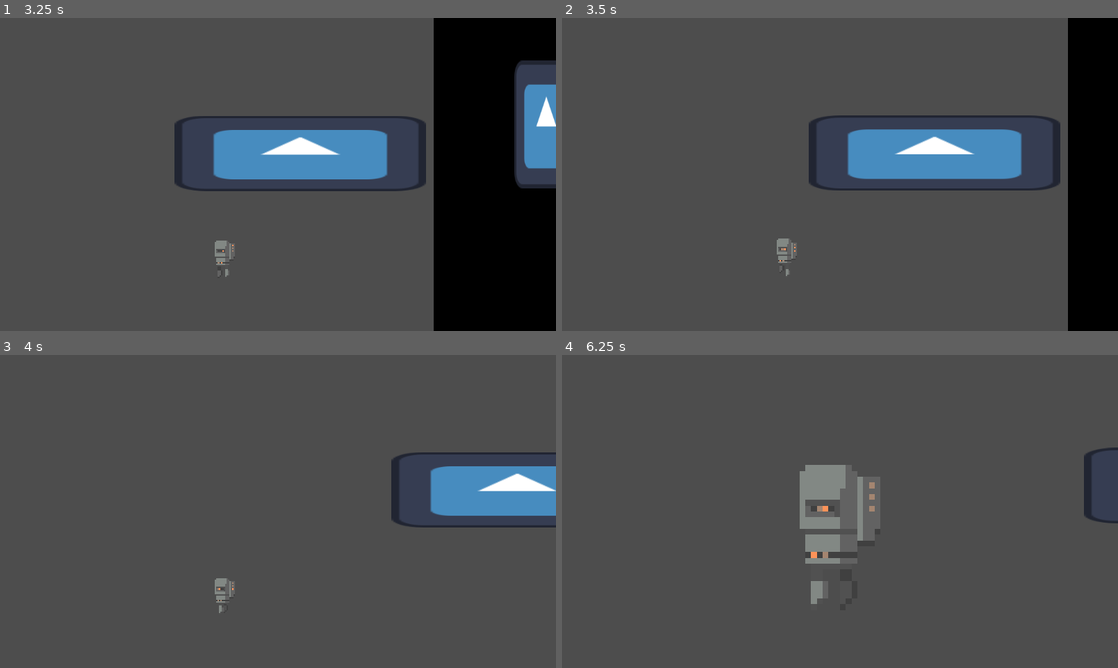
Above: before the commit, frames 1-4 (two rows, left to right).
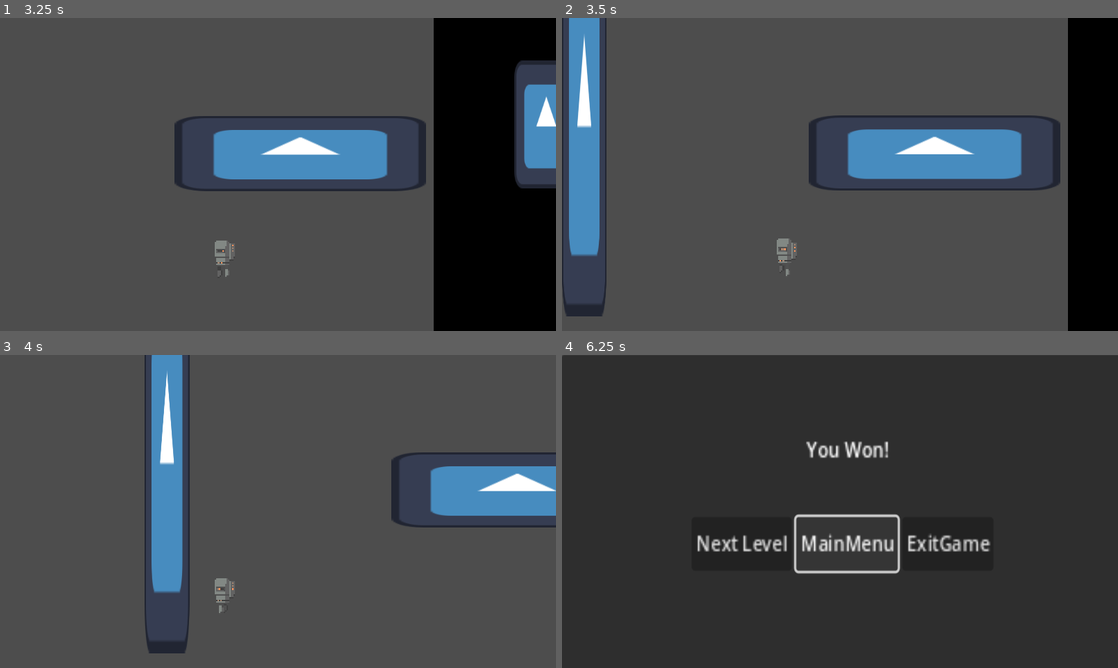
Above: after the commit, the same moments.

Repository: ricklusuardi/BuiltToScale2024
Game: Godot game, scene res://world.tscn
Two runs of this game, one before a commit and one after it. Both use one fixed random seed, a clock stepped at 60 frames per second and the inputs below. This scene is started directly instead of the project's main scene. The engine's default icon, where the game draws it, is replaced by a stand-in: a white triangle on a blue panel in a dark square.
Inputs (mouse positions are in pixels of both pictures, inside the frame that each line leads up to):
- Up to frame 1 (3.25 s): hold Right (ui_right) 0.53-2.03 s; hold Left (ui_left) from 2.03 s (still down)
- Up to frame 2 (3.5 s): keep holding Left (ui_left)
- Up to frame 3 (4 s): keep holding Left (ui_left)
- Up to frame 4 (6.25 s): release Left (ui_left) at 4.25 s; click (739, 542) at 4.25 s, where only the run after the commit has a clickable "Next Level"; click (739, 542) at 5 s, where only the run after the commit has a clickable "Next Level"; click (845, 542) at 5.75 s, where only the run after the commit has a clickable "MainMenu"

Frame 1 is identical in both runs. In frame 2, 4.9% of the frame differs, in the area x 0-8%, y 0-96%; in frame 3, 5.1%; in frame 4, 97%, in the area x 0-100%, y 0-100%.

Commit message:
basic win screen and level end area

Diff:
--- /dev/null
+++ b/LevelManager.tscn
@@ -0,0 +1,6 @@
+[gd_scene load_steps=2 format=3 uid="uid://vs8s4inben5k"]
+
+[ext_resource type="Script" path="res://Level_manager.gd" id="1_7bnvt"]
+
+[node name="LevelManager" type="Node"]
+script = ExtResource("1_7bnvt")
--- /dev/null
+++ b/Level_End.gd
@@ -0,0 +1,11 @@
+extends Area2D
+
+@export var win_screen : PackedScene
+
+func _on_body_entered(body):
+	if body is Chara:
+		call_deferred("_change_scene")
+
+
+func _change_scene():
+	get_tree().change_scene_to_packed(win_screen)
--- /dev/null
+++ b/Level_End.tscn
@@ -0,0 +1,23 @@
+[gd_scene load_steps=5 format=3 uid="uid://ibm86xb3p6nq"]
+
+[ext_resource type="Script" path="res://Level_End.gd" id="1_g1ggk"]
+[ext_resource type="Texture2D" uid="uid://cph162th5vbs1" path="res://icon.svg" id="2_cyl41"]
+[ext_resource type="PackedScene" uid="uid://dgk0yj24ju0pi" path="res://WinScreen.tscn" id="2_e7jdy"]
+
+[sub_resource type="RectangleShape2D" id="RectangleShape2D_rpq22"]
+size = Vector2(24, 283)
+
+[node name="LevelEnd" type="Area2D"]
+script = ExtResource("1_g1ggk")
+win_screen = ExtResource("2_e7jdy")
+
+[node name="CollisionShape2D" type="CollisionShape2D" parent="."]
+position = Vector2(0, -131.5)
+shape = SubResource("RectangleShape2D_rpq22")
+
+[node name="Sprite2D" type="Sprite2D" parent="CollisionShape2D"]
+position = Vector2(3, 7.5)
+scale = Vector2(0.242188, 2.11328)
+texture = ExtResource("2_cyl41")
+
+[connection signal="body_entered" from="." to="." method="_on_body_entered"]
--- /dev/null
+++ b/Level_manager.gd
@@ -0,0 +1,18 @@
+extends Node
+class_name Level
+
+@export var levels: Array[PackedScene] = []
+@export var main_menu : PackedScene
+var current_level_index: int = 0
+
+func next_level():
+	if levels.size() == 0:
+		return
+
+	current_level_index = wrap(current_level_index + 1, 0, levels.size() - 1)
+	get_tree().change_scene_to_packed(levels[current_level_index])
+
+
+func go_to_main_menu():
+	get_tree().change_scene_to_packed(main_menu)
+	pass
--- a/Spikes.gd
+++ b/Spikes.gd
@@ -4,6 +4,6 @@
 @export var spike_dmg := 1
 
 
-func _on_body_entered(body:Chara):
-	body._get_damaged(spike_dmg)
-	pass # Replace with function body.
+func _on_body_entered(body):
+	if body is Chara:
+		body._get_damaged(spike_dmg)
--- /dev/null
+++ b/WinScreen.gd
@@ -0,0 +1,10 @@
+extends Control
+
+func _on_next_level_pressed():
+	LevelManager.next_level()
+
+func _on_main_menu_pressed():
+	LevelManager.go_to_main_menu()
+
+func _on_exit_game_pressed():
+	get_tree().quit()
--- /dev/null
+++ b/WinScreen.tscn
@@ -0,0 +1,63 @@
+[gd_scene load_steps=2 format=3 uid="uid://dgk0yj24ju0pi"]
+
+[ext_resource type="Script" path="res://WinScreen.gd" id="1_r63aq"]
+
+[node name="Control" type="Control"]
+layout_mode = 3
+anchors_preset = 15
+anchor_right = 1.0
+anchor_bottom = 1.0
+offset_left = -131.0
+offset_top = -169.0
+offset_right = -131.0
+offset_bottom = -169.0
+grow_horizontal = 2
+grow_vertical = 2
+scale = Vector2(2.30873, 2.77288)
+script = ExtResource("1_r63aq")
+
+[node name="Panel" type="Panel" parent="."]
+layout_mode = 0
+offset_left = 56.0
+offset_top = 61.0
+offset_right = 558.0
+offset_bottom = 297.0
+
+[node name="Label" type="Label" parent="Panel"]
+layout_mode = 0
+offset_left = 220.342
+offset_top = 59.4523
+offset_right = 294.342
+offset_bottom = 82.4523
+text = "You Won!"
+
+[node name="HBoxContainer" type="HBoxContainer" parent="Panel"]
+layout_mode = 1
+anchors_preset = -1
+anchor_left = 0.458
+anchor_top = 0.5
+anchor_right = 0.458
+anchor_bottom = 0.5
+offset_left = -113.248
+offset_top = 2.5
+offset_right = 157.752
+offset_bottom = 42.5
+
+[node name="NextLevel" type="Button" parent="Panel/HBoxContainer"]
+custom_minimum_size = Vector2(80, 20)
+layout_mode = 2
+text = "Next Level"
+
+[node name="MainMenu" type="Button" parent="Panel/HBoxContainer"]
+custom_minimum_size = Vector2(80, 20)
+layout_mode = 2
+text = "MainMenu"
+
+[node name="ExitGame" type="Button" parent="Panel/HBoxContainer"]
+custom_minimum_size = Vector2(80, 20)
+layout_mode = 2
+text = "ExitGame"
+
+[connection signal="pressed" from="Panel/HBoxContainer/NextLevel" to="." method="_on_next_level_pressed"]
+[connection signal="pressed" from="Panel/HBoxContainer/MainMenu" to="." method="_on_main_menu_pressed"]
+[connection signal="pressed" from="Panel/HBoxContainer/ExitGame" to="." method="_on_exit_game_pressed"]
--- a/check_point.gd
+++ b/check_point.gd
@@ -1,4 +1,5 @@
 extends Area2D
 
-func _on_body_entered(body:Chara):
-	body.set_respawn_point(global_position)
+func _on_body_entered(body):
+	if body is Chara:
+		body.set_respawn_point(global_position)
--- a/project.godot
+++ b/project.godot
@@ -14,6 +14,10 @@
 run/main_scene="res://MainMenu.tscn"
 config/features=PackedStringArray("4.2", "Forward Plus")
 config/icon="res://icon.svg"
+
+[autoload]
+
+LevelManager="*res://LevelManager.tscn"
 
 [display]
 
--- a/world.tscn
+++ b/world.tscn
@@ -7,6 +7,7 @@
 [ext_resource type="PackedScene" uid="uid://cu2kwhktfodkh" path="res://check_point.tscn" id="3_ei0d6"]
 [ext_resource type="PackedScene" uid="uid://dq0htwu4mlmi3" path="res://wind_area.tscn" id="3_pfv88"]
 [ext_resource type="Texture2D" uid="uid://cph162th5vbs1" path="res://icon.svg" id="6_fvkil"]
+[ext_resource type="PackedScene" uid="uid://ibm86xb3p6nq" path="res://Level_End.tscn" id="8_vcxw5"]
 
 [sub_resource type="RectangleShape2D" id="RectangleShape2D_4o578"]
 size = Vector2(1457, 20)
@@ -90,4 +91,10 @@
 
 [node name="CanvasLayer" type="CanvasLayer" parent="." groups=["CanvasLayerGroup"]]
 
+[node name="LevelEnd" parent="." instance=ExtResource("8_vcxw5")]
+
+[node name="CollisionShape2D" parent="LevelEnd" index="0"]
+position = Vector2(-333, 122)
+
 [editable path="Spikes"]
+[editable path="LevelEnd"]
Not shown: 1 places in world.tscn that only renumber resources
